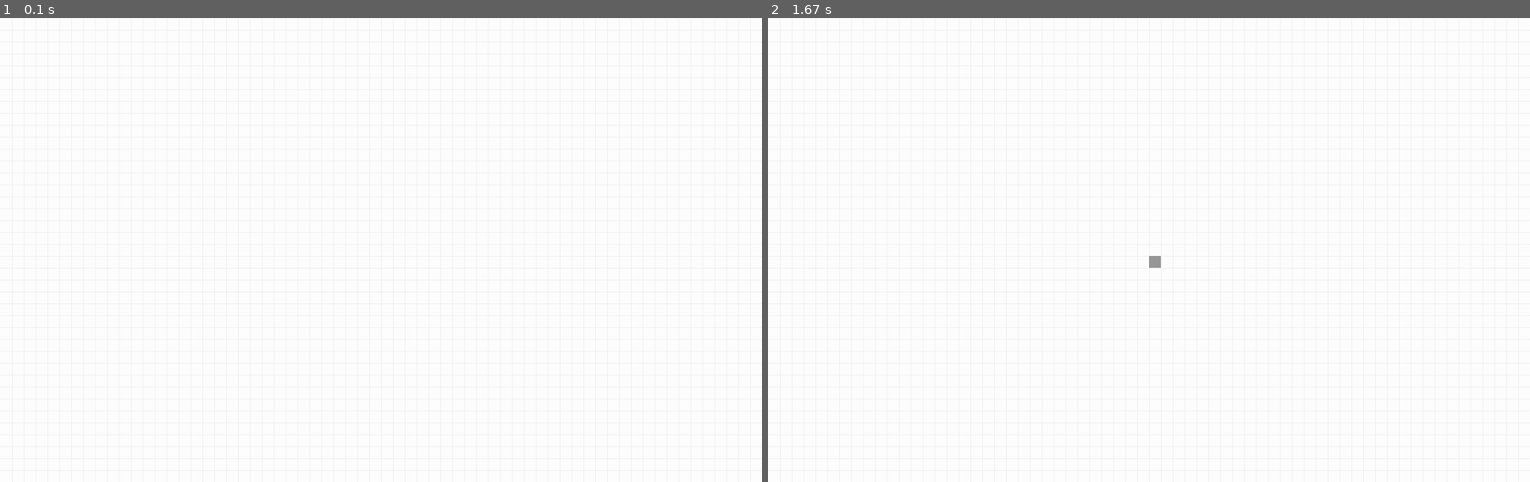
Above: before the commit, frames 1-2 (left to right).
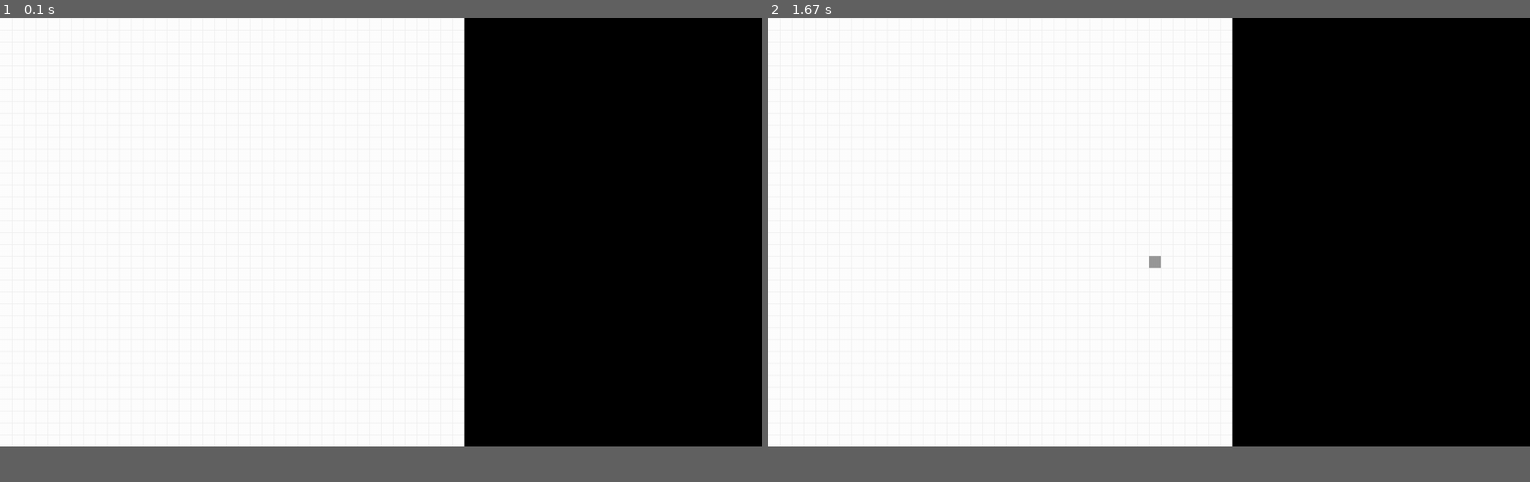
Above: after the commit, the same moments.

Repository: SchArthur/py_game_of_life
Game: pygame game, started from life.py
Same seed, same stepped clock (60 frames per second), same inputs: the game is played once before the commit and once after it.
Inputs (mouse positions are in pixels of both pictures, inside the frame that each line leads up to):
- Up to frame 1 (0.1 s): no input
- Up to frame 2 (1.67 s): press the mouse at (1149, 259) at 0.37 s; move the mouse to (1057, 245) at 0.47 s; release the mouse at (966, 236) at 0.6 s; tap Space at 0.67, 1.07, 1.37 s; hold R 1-1.47 s; press the mouse at (1149, 259) at 1.53 s; move the mouse to (1149, 273) at 1.63 s
The window is 900x548 before the commit and 900x506 after it. Grey fills any space a smaller window leaves; there, only what the larger window draws over its background counts as a difference.

The runs differ from the first frame. In frame 1, 36% of the frame differs, in the area x 60-100%, y 0-93%; in frame 2, 36%.

Commit message:
Supression des itereations inutiles

Diff:
--- a/cell.py
+++ b/cell.py
@@ -2,23 +2,56 @@
 
 class cellGrid:
     def __init__(self, width, height,tilesize, offgrid = 15):
-        self.cell_list = {}
-        for i in range(-offgrid,width//tilesize + offgrid):
-            for j in range(-offgrid,height//tilesize + offgrid):
-                self.cell_list[str(str(i) + ',' + str(j))] = newCell((i,j), False)
-    def returnList(self):
-        return self.cell_list
+        self.cell_dict = {}
+
+    def returnDict(self):
+        return self.cell_dict
+
+    def appendCell(self, coords):
+        key = str(str(coords[0]) + ',' + str(coords[1]))
+        if key in self.cell_dict:
+            del self.cell_dict[key]
+        else:
+            self.cell_dict[key] = newCell((coords[0],coords[1]), False)
+            self.cell_dict[key].isAlive = True
+
+    def drawAll(self, screen, tileSize, color = '#999999'):
+        for key in self.cell_dict:
+            self.cell_dict[key].draw(screen, tileSize, color)
 
     def UpdateAll(self):
-        for key in self.cell_list:
-            self.Update(self.cell_list[key])
-        for key in self.cell_list:
-            if self.cell_list[key].willDie:
-                self.cell_list[key].isAlive = False
-                self.cell_list[key].willDie = False
-            if self.cell_list[key].willLive:
-                self.cell_list[key].isAlive = True
-                self.cell_list[key].willLive = False
+        key_del = []
+        affectedDict = self.returnAffectedDict()
+        affectedDict.update(self.cell_dict)
+        for key in affectedDict:
+            self.Update(affectedDict[key])
+        for key in affectedDict:
+            if affectedDict[key].willDie:
+                affectedDict[key].isAlive = False
+                affectedDict[key].willDie = False
+            if affectedDict[key].willLive:
+                affectedDict[key].isAlive = True
+                affectedDict[key].willLive = False
+        self.cell_dict.update(affectedDict)
+        for key in self.cell_dict:
+            if not self.cell_dict[key].isAlive:
+                key_del.append(key)
+        for x in key_del:
+            if x in self.cell_dict:
+                del self.cell_dict[x]
+
+
+    def returnAffectedDict(self) -> dict:
+        # Renvoi le dict de toutes les cases affectées par le jeu lors de la prochaine frame
+        deadCells = {}
+        for key in self.cell_dict:
+            cell_pos = self.cell_dict[key].getCoords()
+            for i in range(-1,2):
+                for j in range(-1,2):
+                    neighboorKey = str(str(i + cell_pos[0]) + ',' + str(j + cell_pos[1]))
+                    if neighboorKey not in self.cell_dict:
+                        deadCells[neighboorKey] = newCell((i + cell_pos[0], j + cell_pos[1]), False)
+        return deadCells
 
     def Update(self, cell):
         neighboorsAlive = 0
@@ -27,7 +60,7 @@
             for j in range(-1,2):
                 if ((i != 0) or (j != 0)):
                     try:
-                        if self.cell_list[str(str(i + cell_pos[0]) + ',' + str(j + cell_pos[1]))].isAlive:
+                        if self.cell_dict[str(str(i + cell_pos[0]) + ',' + str(j + cell_pos[1]))].isAlive:
                             neighboorsAlive += 1
                     except:
                         neighboorsAlive +=0
--- a/grid.py
+++ b/grid.py
@@ -1,14 +1,13 @@
 import pygame
 
 class Grid:
-    def __init__(self, X, Y, tileSize) -> None:
+    def __init__(self, X, Y) -> None:
         self.matrice = []
-        self.tileSize = tileSize
         self.sizeX = X
         self.sizeY = Y
 
-    def draw(self, screen, grid_color='#EFEFEF'):
+    def draw(self, screen, tileSize, grid_color='#EFEFEF'):
         for i in range(1,self.sizeX):
-            pygame.draw.line(screen,grid_color, (self.tileSize*i, 0), (self.tileSize*i, self.tileSize*self.sizeX))
+            pygame.draw.line(screen,grid_color, (tileSize*i, 0), (tileSize*i, tileSize*self.sizeX))
         for i in range(0,self.sizeY):
-            pygame.draw.line(screen,grid_color, (0, self.tileSize*i), (self.tileSize*self.sizeX, self.tileSize*i))
+            pygame.draw.line(screen,grid_color, (0, tileSize*i), (tileSize*self.sizeX, tileSize*i))
--- a/life.py
+++ b/life.py
@@ -9,26 +9,27 @@
 A -> avance d'une frame
 """
 
-size_x = 1280
-size_y = 780
+menu_width = 500
 
-tilesize = 20
-
-tiles_offgrid = 20
+tiles_offgrid = 1
 
 class newGame:
     def __init__(self, gameSpeed = 100) -> None:
         pygame.init()
+        self.tilesize = 20
+        self.screen_width = pygame.display.get_desktop_sizes()[0][0]
+        self.screen_height = pygame.display.get_desktop_sizes()[0][1]
+        self.game_width = self.screen_width - menu_width
         self.gameSpeed = gameSpeed
         self.running = True
         self.autoPlay = False
-        self.grd = Grid(size_x, size_y, tilesize)
-        self.CellGrid = cellGrid(size_x, size_y, tilesize, tiles_offgrid)
-        self.cell_list = self.CellGrid.returnList()
+        self.grd = Grid(self.game_width, self.screen_height)
+        self.CellGrid = cellGrid(self.game_width, self.screen_height, self.tilesize, tiles_offgrid)
         self.run()
 
     def run(self):
-        screen = pygame.display.set_mode((size_x, size_y))
+        screen = pygame.display.set_mode((self.screen_width, self.screen_height),pygame.NOFRAME)
+        game_surface = pygame.Surface((self.game_width, self.screen_height))
         clock = pygame.time.Clock()
         next_move = 0
 
@@ -42,15 +43,21 @@
                         self.running = False
                     if event.key == pygame.K_SPACE:
                         self.autoPlay = not self.autoPlay
+                    if event.key == pygame.K_r:
+                        print(self.CellGrid.returnDict())
                 if event.type == pygame.KEYUP:
                     if (event.key == pygame.K_a) and not self.autoPlay:
                         self.CellGrid.UpdateAll()
+                if event.type == pygame.MOUSEWHEEL:
+                    self.tilesize += event.y
                 if event.type == pygame.MOUSEBUTTONDOWN:
-                    self.autoPlay = False
-                    pos = pygame.mouse.get_pos()
-                    mouse_click_coords = (pos[0]//tilesize,pos[1]//tilesize)
-                    cell_key = str(str(mouse_click_coords[0]) + ',' + str(mouse_click_coords[1]))
-                    self.cell_list[cell_key].changeStatus()
+                    if pygame.mouse.get_pressed()[0] :
+                        pos = pygame.mouse.get_pos()
+                        if game_surface.get_rect().collidepoint(pos):
+                            self.autoPlay = False
+                            mouse_click_coords = (pos[0]//self.tilesize,pos[1]//self.tilesize)
+                            cell_key = str(str(mouse_click_coords[0]) + ',' + str(mouse_click_coords[1]))
+                            self.CellGrid.appendCell(mouse_click_coords)
 
             # AUTOPLAY
             if self.autoPlay:
@@ -63,12 +70,12 @@
                 self.cell_color = '#999999'
 
             # GAME RENDER
-            screen.fill("white")
-            self.grd.draw(screen)
-            for key in self.cell_list:
-                self.cell_list[key].draw(screen, tilesize, self.cell_color)
+            game_surface.fill("white")
+            self.grd.draw(game_surface, self.tilesize)
+            self.CellGrid.drawAll(game_surface, self.tilesize)
 
             # flip() the display to put your work on screen
+            pygame.Surface.blit(screen,game_surface,(0,0),game_surface.get_rect())
             pygame.display.flip()
 
             dt = clock.tick(60)  # limits FPS to 60
